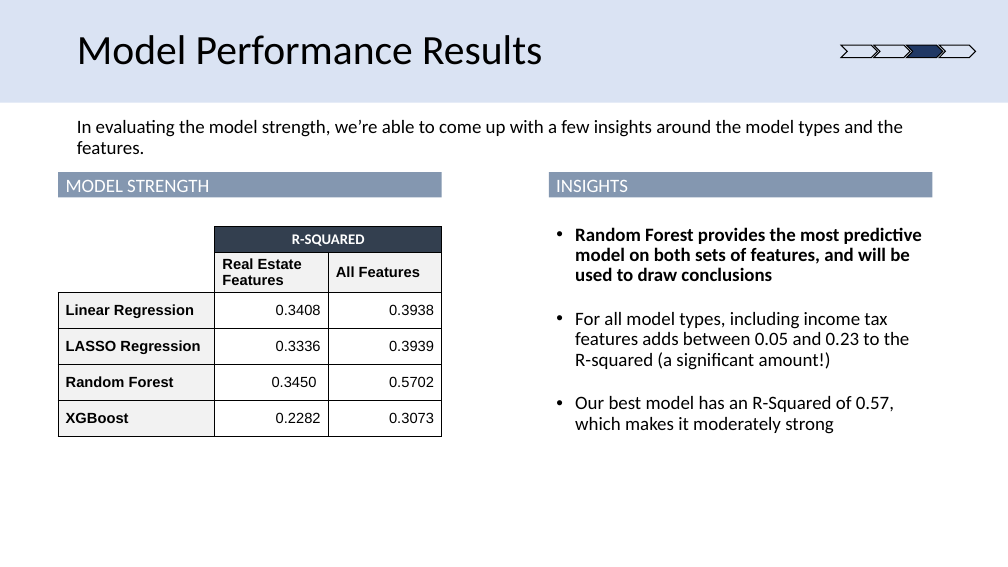
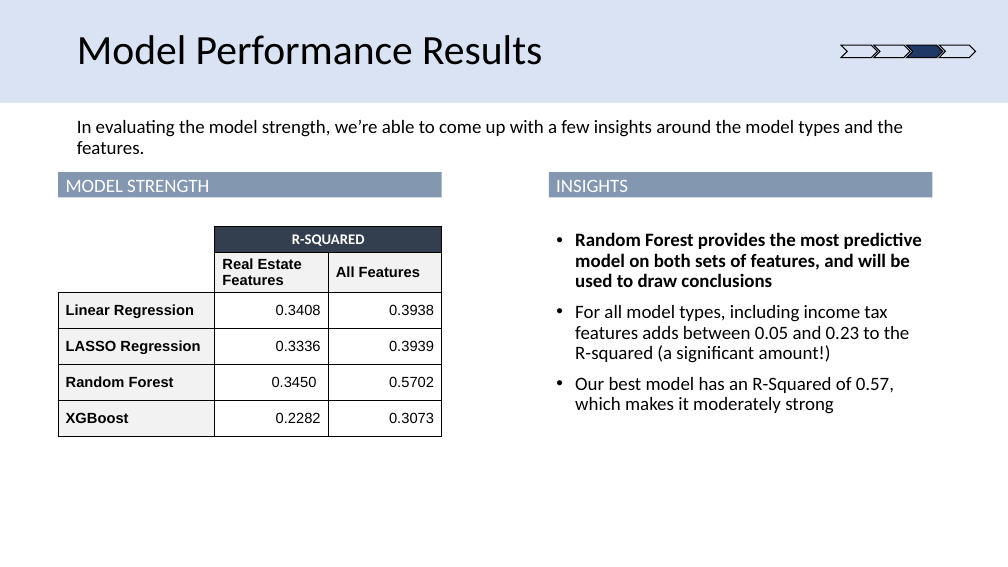
Before and after one commit to david-firrin/Real-Estate-Price-Prediction-With-Income-Tax-Data, a slide deck: slide 2 of Final Presentation Slides/team48finalpresentation_david.pptx. Drawn at 1008x567 pixels with LibreOffice and Linux fonts; fonts in the diff are those of the drawing. Boxes give left, top, right and bottom in pixels: in the first picture for what was removed or moved away, otherwise in the second. Text is boxed around its words. In the diff, an @@ line names an element or a change of style, - is before the commit and + after.

```diff
--- a/Final Presentation Slides/team48finalpresentation_david.pptx
+++ b/Final Presentation Slides/team48finalpresentation_david.pptx
@@ text "Random Forest provides the most ..." at <box>575,232,922,414</box>: less space between paragraphs @@
```
Also in this commit, not shown: 1 other slide changed, 2 other files.
